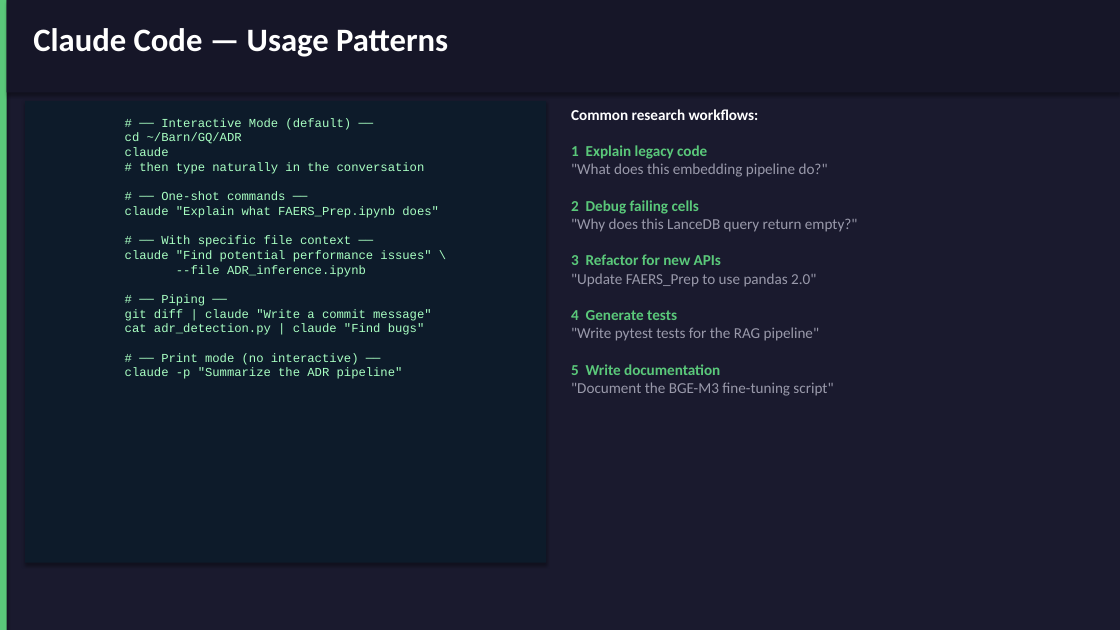
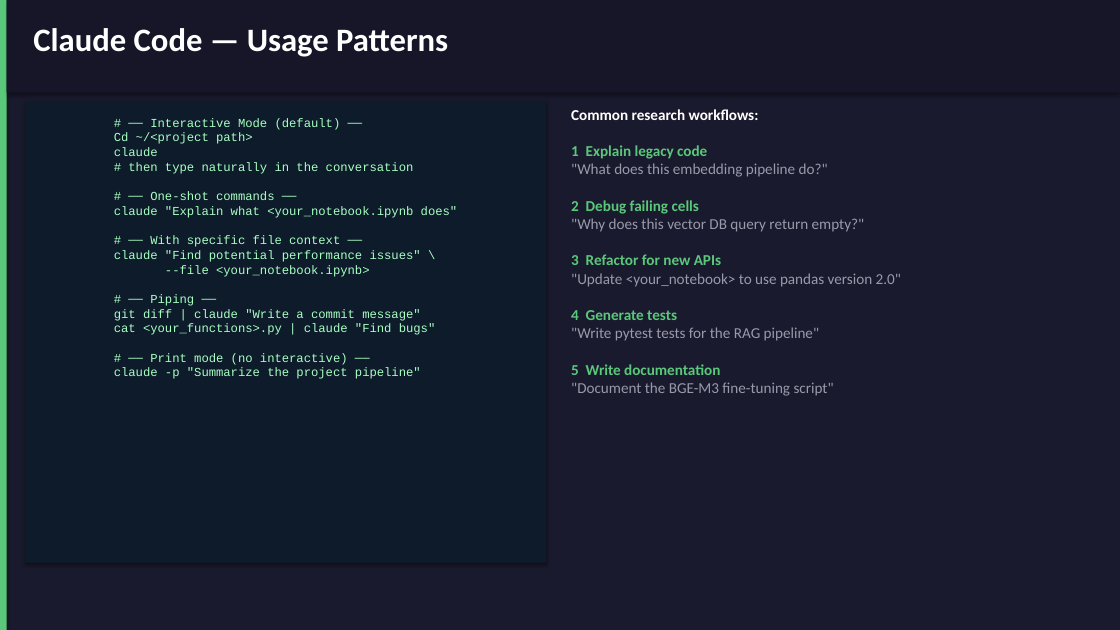
Before and after one commit to bcqguo/claude_4_public_health, a slide deck: slide 14 of Claude_Model_Usage_Lecture.pptx. Drawn at 1120x630 pixels with LibreOffice and Linux fonts; fonts in the diff are those of the drawing. Boxes give left, top, right and bottom in pixels: in the first picture for what was removed or moved away, otherwise in the second. Text is boxed around its words. In the diff, an @@ line names an element or a change of style, - is before the commit and + after.

```diff
--- a/Claude_Model_Usage_Lecture.pptx
+++ b/Claude_Model_Usage_Lecture.pptx
@@ text "# ── Interactive Mode (default) ...": place and size @@
-text "# ── Interactive Mode (default) ..." at <box>125,118,439,379</box>
+text "# ── Interactive Mode (default) ..." at <box>114,118,458,379</box>
@@ text at <box>114,133,253,144</box>: text changed @@
-cd ~/Barn/GQ/ADR
+Cd ~/<project path>
@@ text at <box>114,206,458,218</box>: text changed @@
-claude "Explain what FAERS_Prep.ipynb does"
+claude "Explain what <your_notebook.ipynb does"
@@ text at <box>571,218,865,232</box>: text changed @@
-"Why does this LanceDB query return empty?"
+"Why does this vector DB query return empty?"
@@ text at <box>165,265,369,277</box>: text changed @@
---file ADR_inference.ipynb
+--file <your_notebook.ipynb>
@@ text at <box>571,273,901,287</box>: text changed @@
-"Update FAERS_Prep to use pandas 2.0"
+"Update <your_notebook> to use pandas version 2.0"
@@ text at <box>114,324,436,335</box>: text changed @@
-cat adr_detection.py | claude "Find bugs"
+cat <your_functions>.py | claude "Find bugs"
@@ text at <box>114,368,421,379</box>: text changed @@
-claude -p "Summarize the ADR pipeline"
+claude -p "Summarize the project pipeline"
```
Also in this commit, not shown: 8 other slides changed, 3 slides removed.
